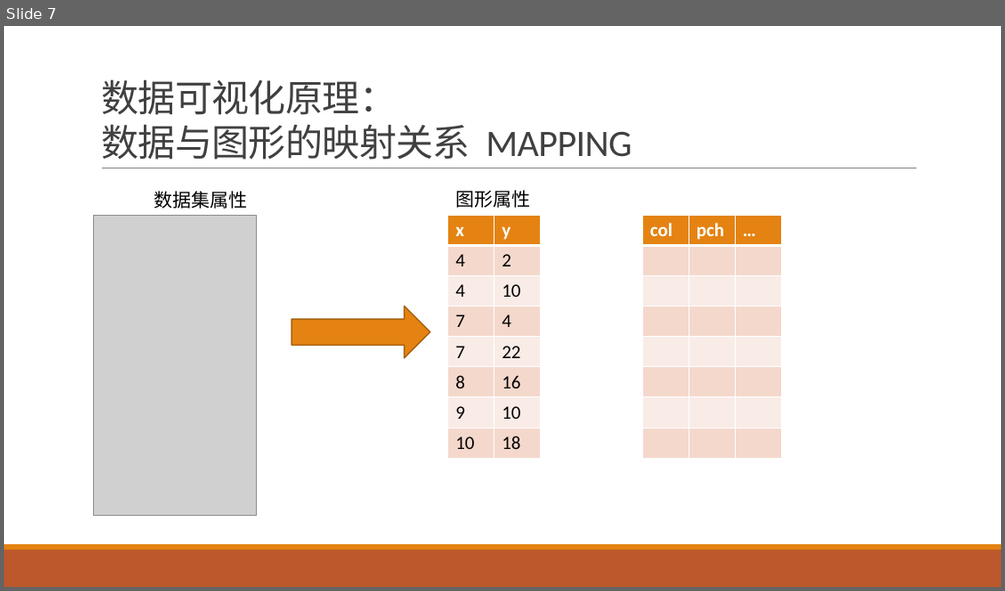
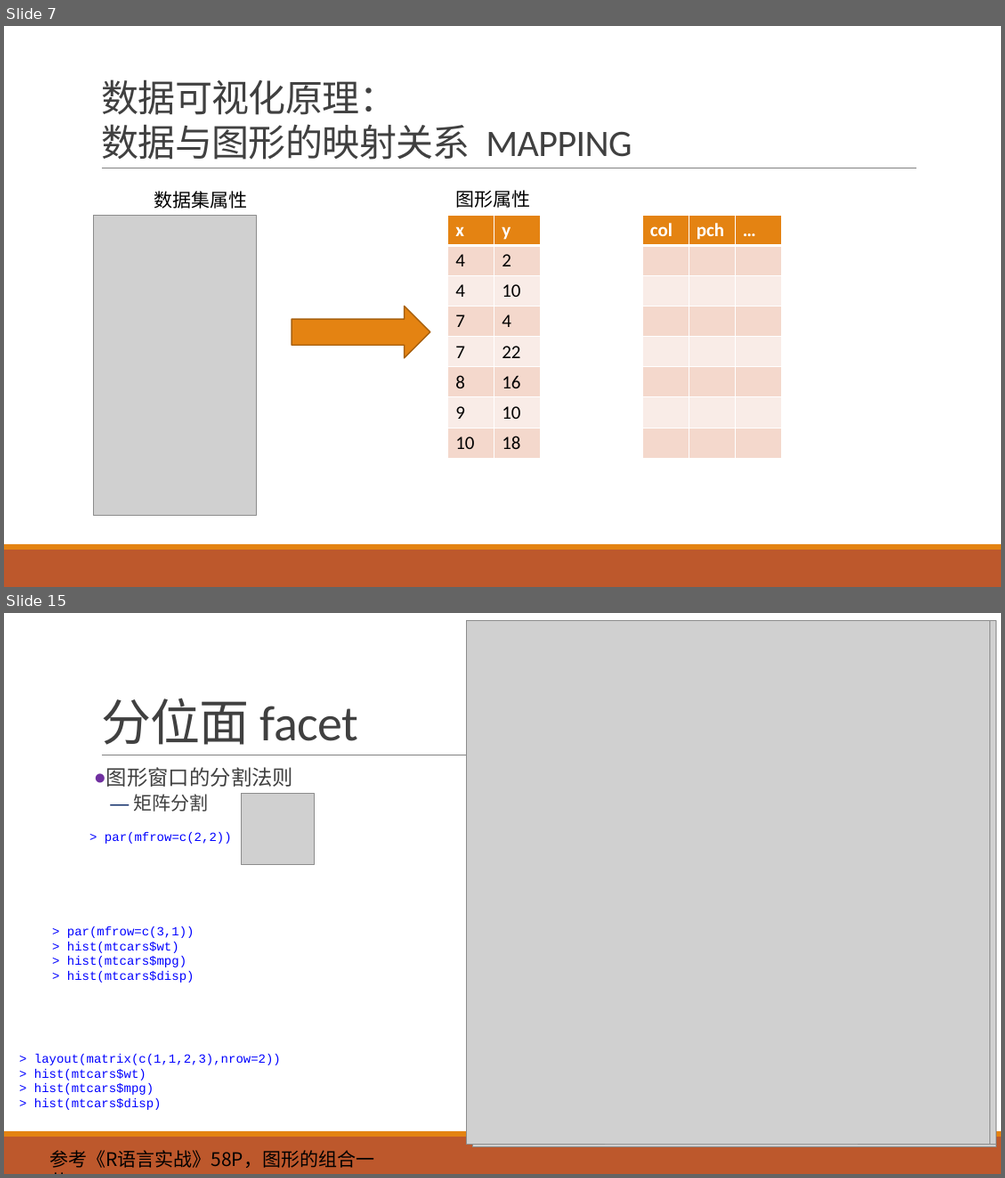
Before and after one commit to exoplanetX/DataAnalytics, a slide deck: 数据分析-5-数据可视化.pptx. Shown one above the other, each under a label of ours: slide 7 before the commit, slides 7 and 15 after it; the slides between them are not shown. The pictures are 1005x591 and 1005x1178 pixels, drawn with LibreOffice and Linux fonts; fonts in the diff are those of the drawing; grey boxes stand for pictures. Boxes give left, top, right and bottom in pixels: in the first picture for what was removed or moved away, otherwise in the second. Text is boxed around its words. In the diff, an @@ line names an element or a change of style, - is before the commit and + after.

```diff
--- a/数据分析-5-数据可视化.pptx
+++ b/数据分析-5-数据可视化.pptx
@@ slide 15 added at (4,613,1001,1174), background #FFFFFF; not listed: 3 template elements that a slide beside it also shows @@
@@ picture added at (467,620,990,1144) @@
@@ picture added at (472,624,995,1147) @@
@@ picture added at (472,620,995,1144) @@
@@ title added at (101,698,358,745), 48 pt, text #404040 @@
+分位面 facet
@@ text added at (106,767,293,811), 20 pt, text #404040 @@
+● 图形窗口的分割法则
+  — 矩阵分割
@@ picture added at (241,793,315,864) @@
@@ text added at (105,832,232,844), 12 pt, text #0000FF @@
+> par(mfrow=c(2,2))
@@ text added at (67,926,194,982), 12 pt, text #0000FF @@
+> par(mfrow=c(3,1))
+> hist(mtcars$wt)
+> hist(mtcars$mpg)
+> hist(mtcars$disp)
@@ text added at (34,1054,281,1110), 12 pt, text #0000FF @@
+> layout(matrix(c(1,1,2,3),nrow=2))
+> hist(mtcars$wt)
+> hist(mtcars$mpg)
+> hist(mtcars$disp)
@@ text added at (49,1150,374,1167), 18 pt, text #000000 @@
+参考《R语言实战》58P，图形的组合一节
```
Also in this commit, not shown: 9 slides changed, 3 other slides added, 3 slides removed, 1 other file.
